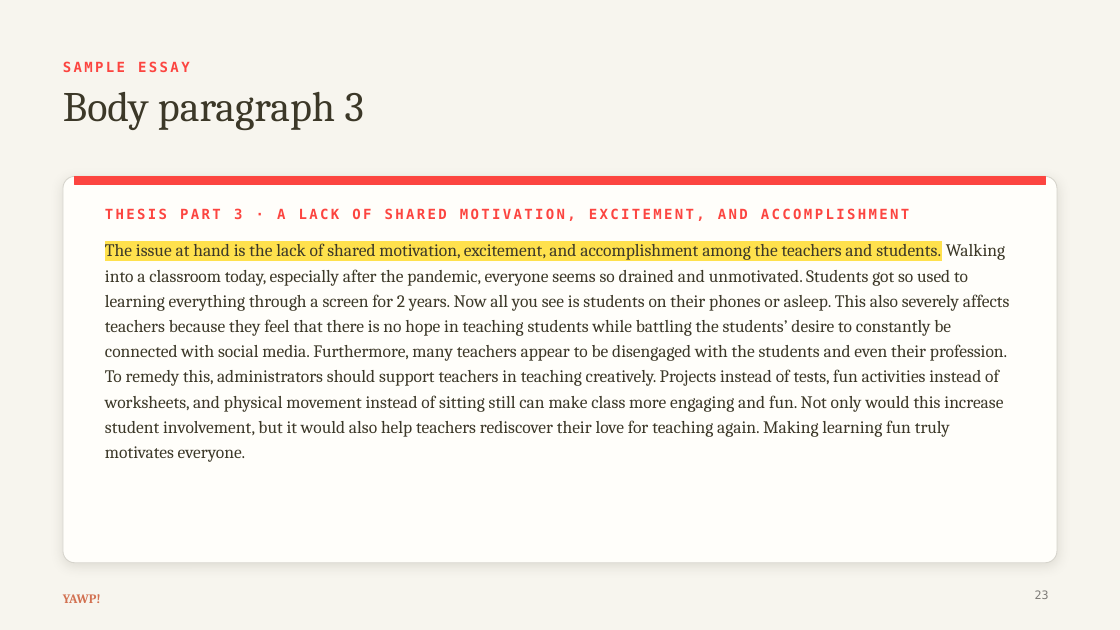
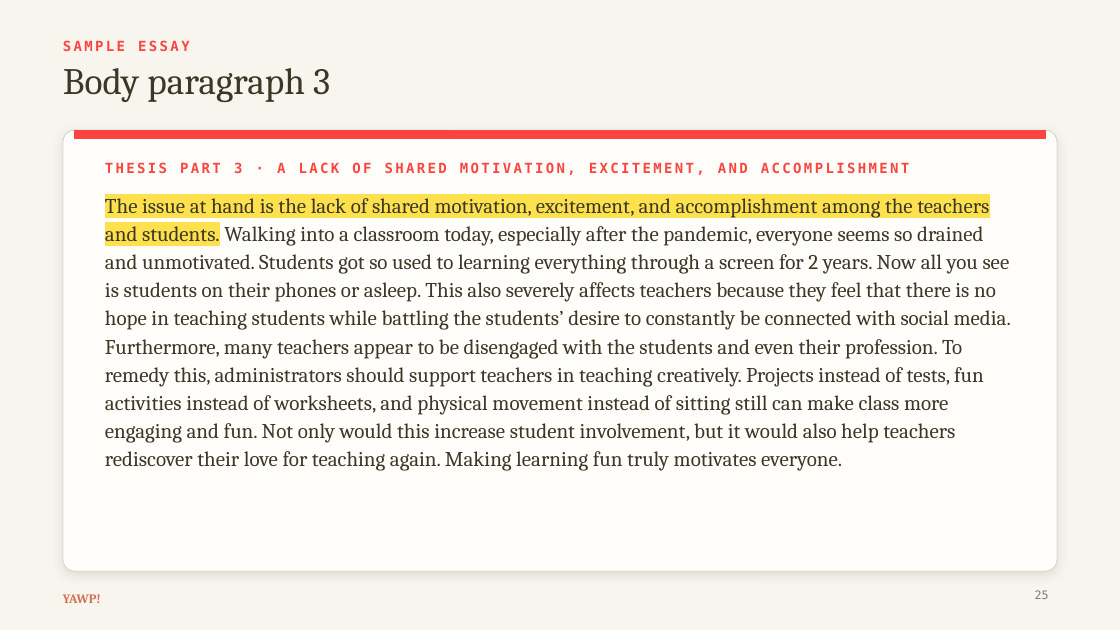
Before and after one commit to The-Connell-School/yawp, a slide deck: slide 25 of services/web-app/resources/thesis-essay-decks/lesson-5-body-paragraphs.pptx (slide 23 before the commit). Drawn at 1120x630 pixels with LibreOffice and Linux fonts; fonts in the diff are those of the drawing. Boxes give left, top, right and bottom in pixels: in the first picture for what was removed or moved away, otherwise in the second. Text is boxed around its words. In the diff, an @@ line names an element or a change of style, - is before the commit and + after.

```diff
--- a/services/web-app/resources/thesis-essay-decks/lesson-5-body-paragraphs.pptx
+++ b/services/web-app/resources/thesis-essay-decks/lesson-5-body-paragraphs.pptx
@@ text "SAMPLE ESSAY": place and size @@
-text "SAMPLE ESSAY" at bbox=[63, 61, 189, 72]
+text "SAMPLE ESSAY" at bbox=[63, 40, 189, 51]
@@ text "Body paragraph 3": place and size @@
-text "Body paragraph 3" at bbox=[63, 92, 364, 130]
+text "Body paragraph 3" at bbox=[63, 68, 330, 102]
@@ text "Body paragraph 3" at bbox=[63, 68, 330, 102]: size 36 to 32 pt @@
@@ rounded rectangle: place and size @@
-rounded rectangle at bbox=[63, 176, 1057, 563]
+rounded rectangle at bbox=[63, 130, 1057, 571]
@@ rounded rectangle at bbox=[63, 130, 1057, 571]: proportions changed @@
@@ rectangle: place and size @@
-rectangle at bbox=[75, 176, 1045, 185]
+rectangle at bbox=[75, 130, 1045, 139]
@@ text "THESIS PART 3 · A ...": place and size @@
-text "THESIS PART 3 · A ..." at bbox=[105, 208, 909, 221]
+text "THESIS PART 3 · A ..." at bbox=[105, 162, 909, 175]
@@ text "The issue at hand is ...": place and size @@
-text "The issue at hand is ..." at bbox=[105, 240, 1010, 462]
+text "The issue at hand is ..." at bbox=[105, 193, 1011, 471]
@@ text "The issue at hand is ..." at bbox=[105, 193, 1011, 471]: size 15 to 18 pt; line spacing 1.2 to 1.12 @@
@@ page number at bbox=[1035, 590, 1049, 599]: text changed @@
-23
+25
```
Also in this commit, not shown: 20 other slides changed, 3 slides added, 22 other files.
